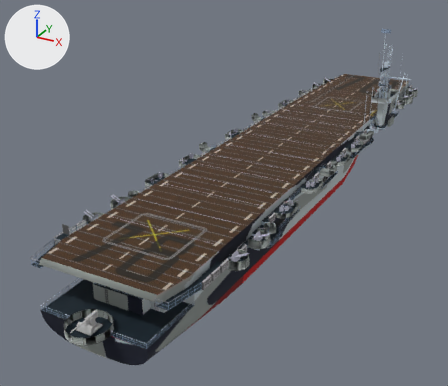
The glTF model models/vehicles/CVE_noflag_gun.glb: old version first, new version second.
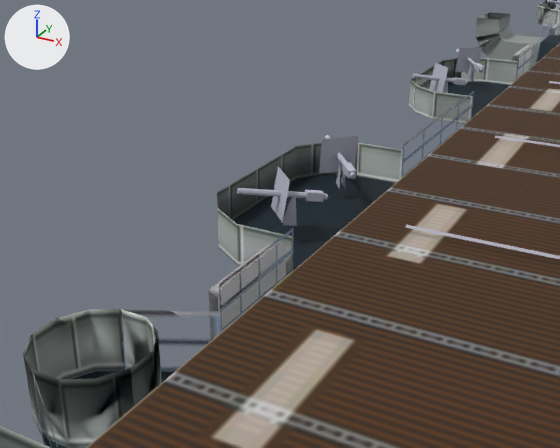
There are two pictures of each version: one whole from a camera (50 mm lens) standing at (175.0, -429.2, 195.8) and looking at (-31.9, -53.1, 7.8), one close up from a camera (50 mm lens) standing at (-21.9, -168.6, 61.2) and looking at (-48.3, -120.7, 37.2). Every picture has the same lights, and +X, +Y and +Z are marked at upper left. Where no turn or scale is listed for an object, it has been applied to the vertices. Vertices at the same position are counted once.

The older version as bpy lines, for what is in view:
```python
me_msh_cve = bpy.data.meshes.new('msh_CVE')
me_msh_cve.from_pydata(...)  # 4766 vertices, 7009 faces; spans x -54.0..67.0, y -257.0..240.0, z -7.0..117.0
me_msh_cve.materials.append(mat_txt_casablanca)  # picture img_casablanca
me_msh_cve.materials.append(mat_txt_deck)  # picture img_casablanca_deck
me_msh_cve.materials.append(mat_txt_hull)  # picture img_casablanca_hull
me_msh_cve.materials.append(mat_txt_island)  # picture img_casablanca_island
me_msh_cve.materials.append(mat_txt_island2)  # picture img_casablanca_island2
me_msh_cve.materials.append(mat_txt_trans)  # picture img_casablanca_trans
me_msh_cve.materials.append(mat_mat_gray_f9f9f9)  # dark grey #595959
me_msh_cve.materials.append(mat_mat_guns)  # light grey #bcbccb
me_msh_cve.materials.append(mat_mat_tower)  # white #cbdae7
me_msh_cve.materials.append(mat_matl_red)  # red #bc0000
me_msh_cve.materials.append(mat_mat_white_bcbcbc)  # grey #bcbcbc
me_msh_cve.materials.append(mat_mat_white_e7e7e7)  # white #e7e7e7
me_msh_cve.materials.append(mat_mat_white_f3f3f3)  # white #f3f3f3
me_msh_cve.materials.append(mat_mat_wires)  # grey #959595
me_msh_cve_deck = bpy.data.meshes.new('msh_CVE_Deck')
me_msh_cve_deck.from_pydata(...)  # 26 vertices, 48 faces; spans x -39.0..39.0, y -239.0..229.0, z 34.0..42.0
# faces by material slot: [8, 40]
me_msh_cve_deck.materials.append(mat_txt_deck)  # picture img_casablanca_deck
me_msh_cve_deck.materials.append(mat_txt_hull)  # picture img_casablanca_hull
ob_cve = bpy.data.objects.new('CVE', me_msh_cve)
ob_cve.location = (0.0, 0.0, 0.0)
ob_deck = bpy.data.objects.new('deck', me_msh_cve_deck)
ob_deck.location = (0.0, 0.0, 0.0)
```
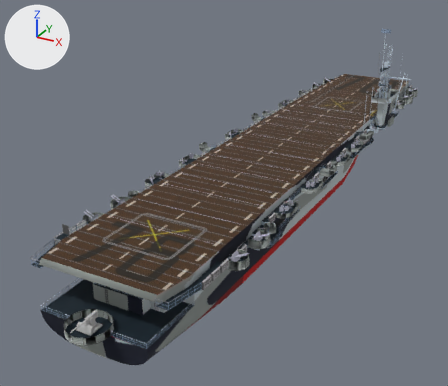
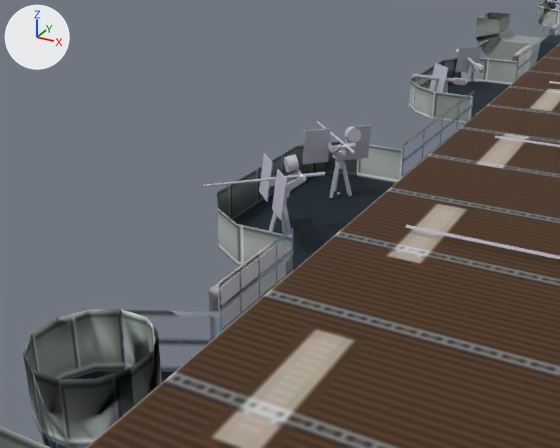
Pixel boxes (x1, y1, x2, y2) of what changed, in the close-ups (560 x 448 px):
'Support.006', added
    after: (303, 125, 371, 164)
'Support.005', added
    after: (259, 153, 307, 220)
'Barrel.005', added
    after: (202, 155, 325, 187)
    faces in mat_mat_guns_005 (light grey #bcbccb): (203, 155, 325, 187)
'Gun.006', added
    after: (329, 158, 352, 198)
'Barrel.006', added
    after: (317, 121, 361, 155)
    faces in mat_mat_guns_006 (light grey #bcbccb): (317, 121, 361, 155)
'Gun.005', added
    after: (269, 198, 292, 236)
part 1 of me_msh_cve, deleted
    before: (237, 135, 358, 226)

Patch to the scene script:
```diff
--- a/models/vehicles/CVE_noflag_gun.glb.py
+++ b/models/vehicles/CVE_noflag_gun.glb.py
@@ me_msh_cve @@
-me_msh_cve.from_pydata(...)  # 4766 vertices, 7009 faces; spans x -54.0..67.0, y -257.0..240.0, z -7.0..117.0
+me_msh_cve.from_pydata(...)  # 4698 vertices, 6925 faces; spans x -54.0..67.0, y -257.0..240.0, z -7.0..117.0
+# me_msh_cve part 1: 10 loose pieces with 68 vertices, spanning x -49.0..-44.0, y -126.0..-111.0, z 38.0..43.0, are deleted
 me_msh_cve.materials.append(mat_txt_casablanca)
@@ ob_support_006 @@
+ob_support_006 = bpy.data.objects.new('Support.006', me_msh_support_007)  # 132 vertices, 218 faces; spans x -2.66..1.69, y -1.69..2.66, z -0.89..2.04; in mat_mat_guns_006 (light grey #bcbccb)
+ob_support_006.location = (-46.61, -113.66, 41.09)
@@ ob_barrel_006 @@
+ob_barrel_006 = bpy.data.objects.new('Barrel.006', me_msh_barrel_007)  # 78 vertices, 144 faces; spans x -5.07..1.32, y -1.32..5.07, z -0.13..1.35; in mat_mat_guns_006 (light grey #bcbccb), mat_col_black_006 (black #000000)
+ob_barrel_006.location = (-45.59, -114.68, 42.17)
@@ ob_gun_006 @@
+ob_gun_006 = bpy.data.objects.new('Gun.006', me_msh_gun_007)  # 64 vertices, 74 faces; spans x -0.82..1.11, y -1.11..0.82, z -0.16..3.17; in mat_mat_guns_006 (light grey #bcbccb)
+ob_gun_006.location = (-46.61, -113.66, 37.65)
@@ ob_support_005 @@
+ob_support_005 = bpy.data.objects.new('Support.005', me_msh_support_006)  # 132 vertices, 218 faces; spans x -2.66..1.69, y -2.66..1.69, z -0.89..2.04; in mat_mat_guns_005 (light grey #bcbccb)
+ob_support_005.location = (-46.61, -123.45, 41.09)
@@ ob_barrel_005 @@
+ob_barrel_005 = bpy.data.objects.new('Barrel.005', me_msh_barrel_006)  # 78 vertices, 144 faces; spans x -5.07..1.32, y -5.07..1.32, z -0.13..1.35; in mat_mat_guns_005 (light grey #bcbccb), mat_col_black_005 (black #000000)
+ob_barrel_005.location = (-45.59, -122.42, 42.17)
@@ ob_gun_005 @@
+ob_gun_005 = bpy.data.objects.new('Gun.005', me_msh_gun_006)  # 64 vertices, 74 faces; spans x -0.82..1.11, y -0.82..1.11, z -0.16..3.17; in mat_mat_guns_005 (light grey #bcbccb)
+ob_gun_005.location = (-46.61, -123.45, 37.65)
```
